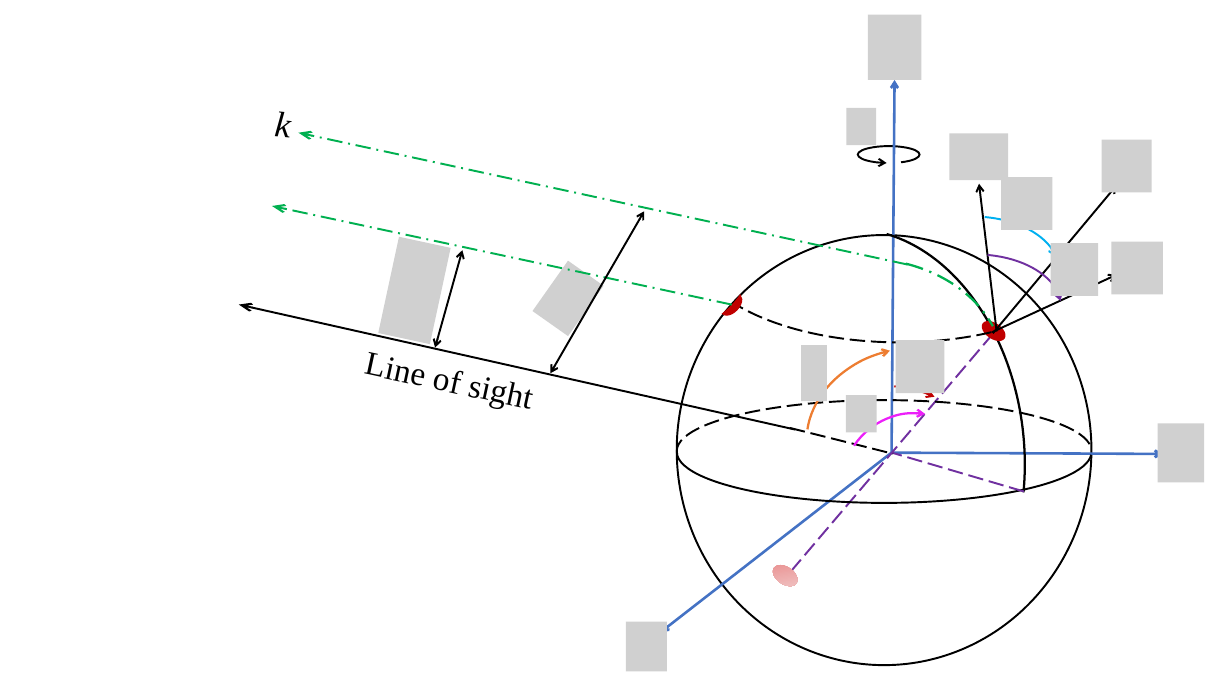
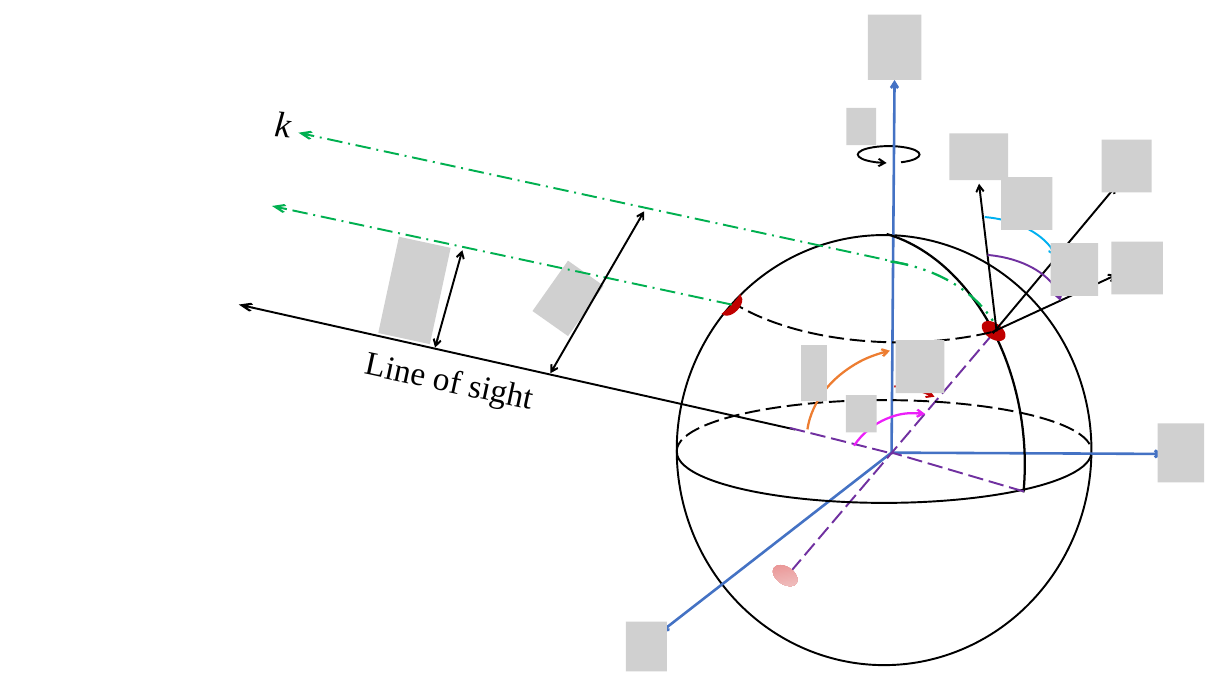
Before and after one commit to GravYong/scalarized_ns, a slide deck: slide 2 of schematic_figures.pptx. Drawn at 1232x693 pixels with LibreOffice and Linux fonts; fonts in the diff are those of the drawing; grey boxes stand for pictures. Boxes give left, top, right and bottom in pixels: in the first picture for what was removed or moved away, otherwise in the second. Text is boxed around its words. In the diff, an @@ line names an element or a change of style, - is before the commit and + after.

```diff
--- a/schematic_figures.pptx
+++ b/schematic_figures.pptx
@@ arc (boxed as its full ellipse): place and size @@
-arc (boxed as its full ellipse) at [594,207,1048,603]
+arc (boxed as its full ellipse) at [598,210,1053,606]
@@ arc (boxed as its full ellipse) at [598,210,1053,606]: proportions changed @@
@@ line (790, 428) - (894, 454): stroke #000000 1.5 pt dashed to #7030A0 1.5 pt dashed @@
```
Also in this commit, not shown: 5 other files.
